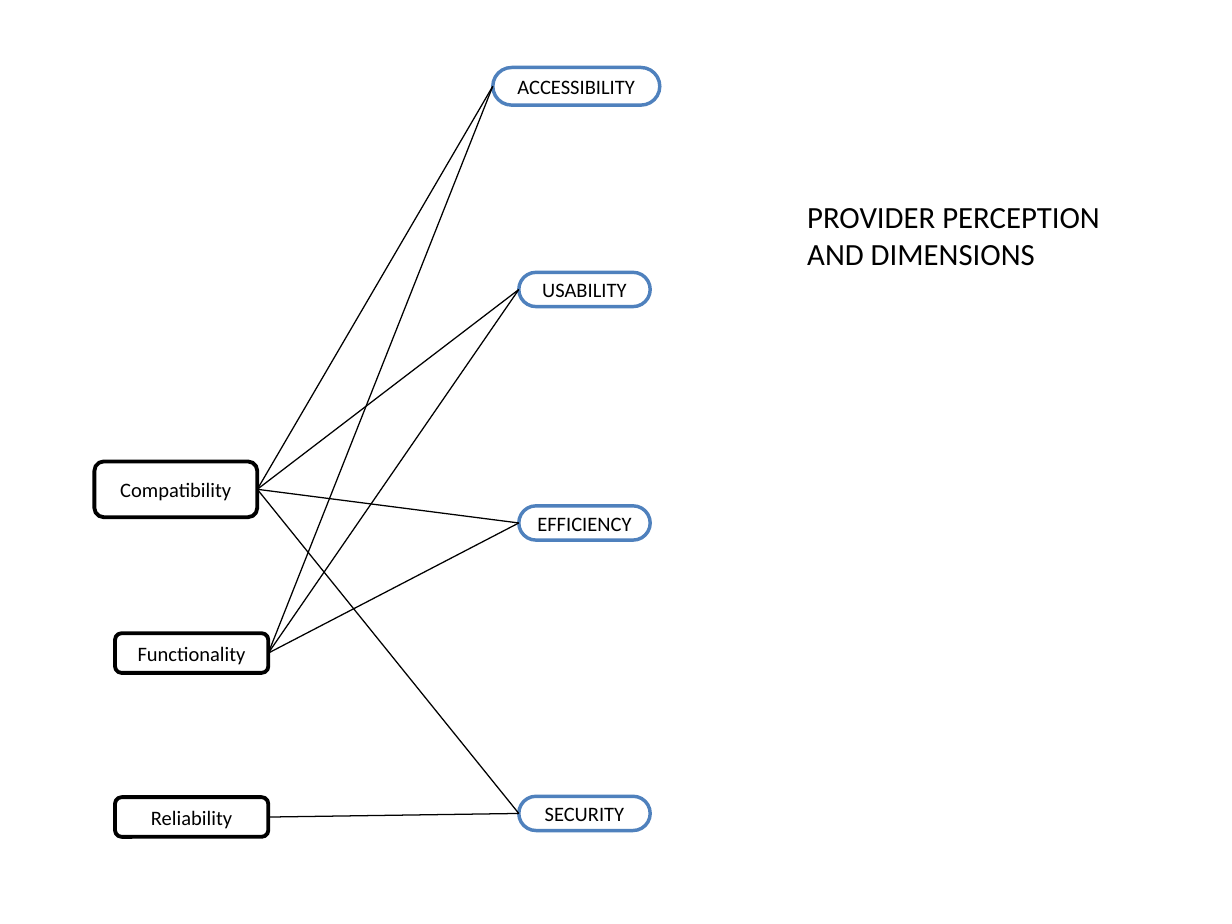
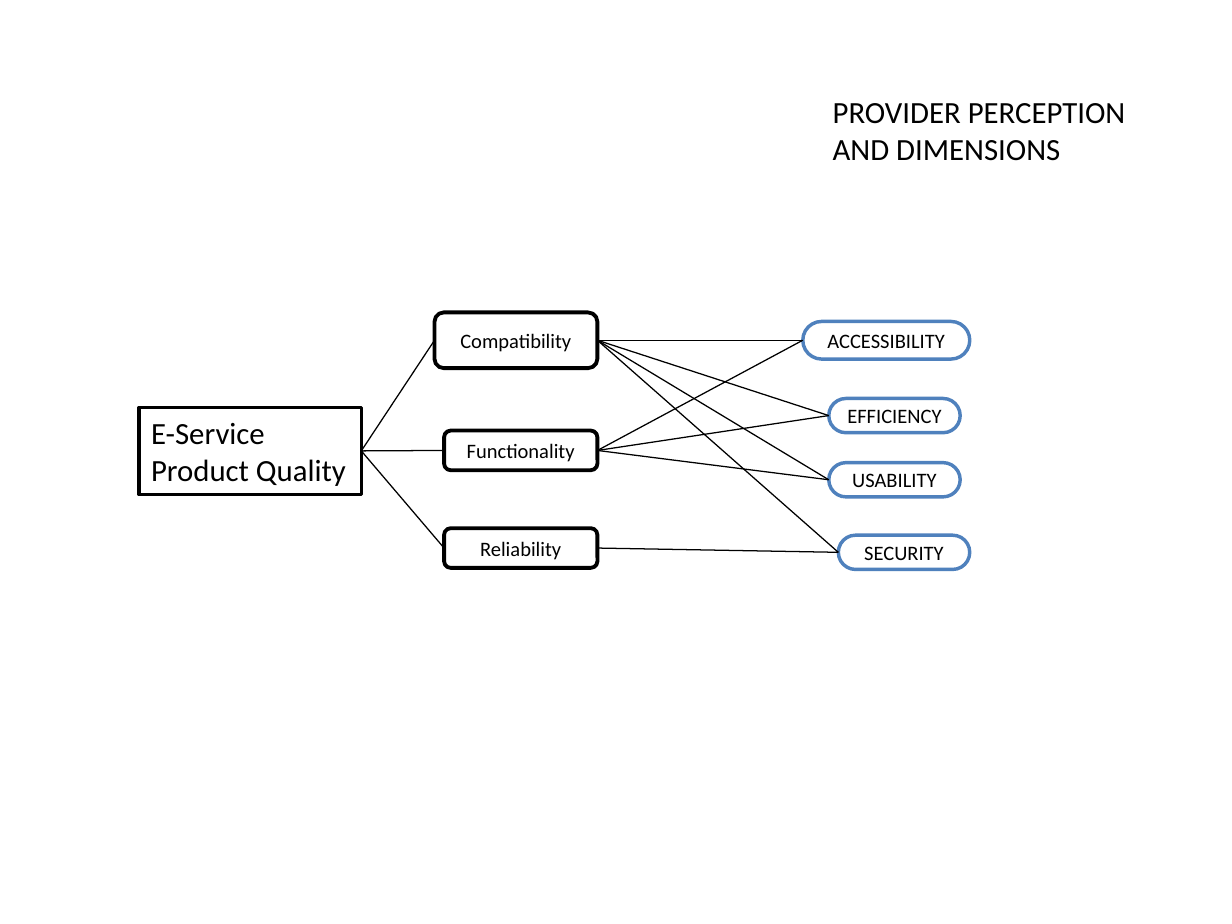
Before and after one commit to paxian/finalexam, a slide deck: slide 6 of model.pptx. Drawn at 1232x924 pixels with LibreOffice and Linux fonts; fonts in the diff are those of the drawing. Boxes give left, top, right and bottom in pixels: in the first picture for what was removed or moved away, otherwise in the second. Text is boxed around its words. In the diff, an @@ line names an element or a change of style, - is before the commit and + after.

```diff
--- a/model.pptx
+++ b/model.pptx
@@ text "PROVIDER PERCEPTION": place and size @@
-text "PROVIDER PERCEPTION" at <box>807,208,1100,266</box>
+text "PROVIDER PERCEPTION" at <box>833,103,1126,161</box>
@@ rounded rectangle "Compatibility": place and size @@
-rounded rectangle "Compatibility" at <box>95,462,257,517</box>
+rounded rectangle "Compatibility" at <box>435,313,598,368</box>
@@ rounded rectangle "ACCESSIBILITY": place and size @@
-rounded rectangle "ACCESSIBILITY" at <box>493,68,660,106</box>
+rounded rectangle "ACCESSIBILITY" at <box>803,322,971,360</box>
@@ line added from (361, 451) to (435, 340), #000000 0.75 pt @@
@@ line moved from (257, 489) - (519, 290) to (598, 340) - (829, 479) @@
@@ line moved from (257, 489) - (519, 813) to (598, 340) - (838, 552) @@
@@ line moved from (257, 489) - (519, 524) to (598, 340) - (829, 415) @@
@@ line moved from (269, 653) - (493, 86) to (598, 451) - (803, 340) @@
@@ line moved from (257, 489) - (493, 86) to (598, 340) - (803, 340) @@
@@ rectangle added at <box>139,408,362,495</box>, fill #FFFFFF, outline #000000 2 pt, 18 pt, text #000000 @@
+E-Service
+Product Quality
@@ line moved from (269, 653) - (519, 524) to (598, 451) - (829, 415) @@
@@ rounded rectangle "EFFICIENCY": place and size @@
-rounded rectangle "EFFICIENCY" at <box>519,506,650,541</box>
+rounded rectangle "EFFICIENCY" at <box>829,398,961,432</box>
@@ rounded rectangle "Functionality": place and size @@
-rounded rectangle "Functionality" at <box>115,633,267,673</box>
+rounded rectangle "Functionality" at <box>444,431,596,471</box>
@@ line added from (361, 451) to (444, 451), #000000 0.75 pt @@
@@ line added from (361, 451) to (444, 548), #000000 0.75 pt @@
@@ line moved from (269, 653) - (519, 290) to (598, 451) - (829, 479) @@
@@ rounded rectangle "USABILITY": place and size @@
-rounded rectangle "USABILITY" at <box>519,272,650,307</box>
+rounded rectangle "USABILITY" at <box>829,463,961,498</box>
@@ rounded rectangle "Reliability": place and size @@
-rounded rectangle "Reliability" at <box>115,797,267,837</box>
+rounded rectangle "Reliability" at <box>444,529,596,568</box>
@@ rounded rectangle "SECURITY": place and size @@
-rounded rectangle "SECURITY" at <box>519,796,650,830</box>
+rounded rectangle "SECURITY" at <box>838,535,970,569</box>
@@ line moved from (269, 817) - (519, 813) to (598, 548) - (838, 552) @@
```
Also in this commit, not shown: 5 other slides changed, 1 other file.
